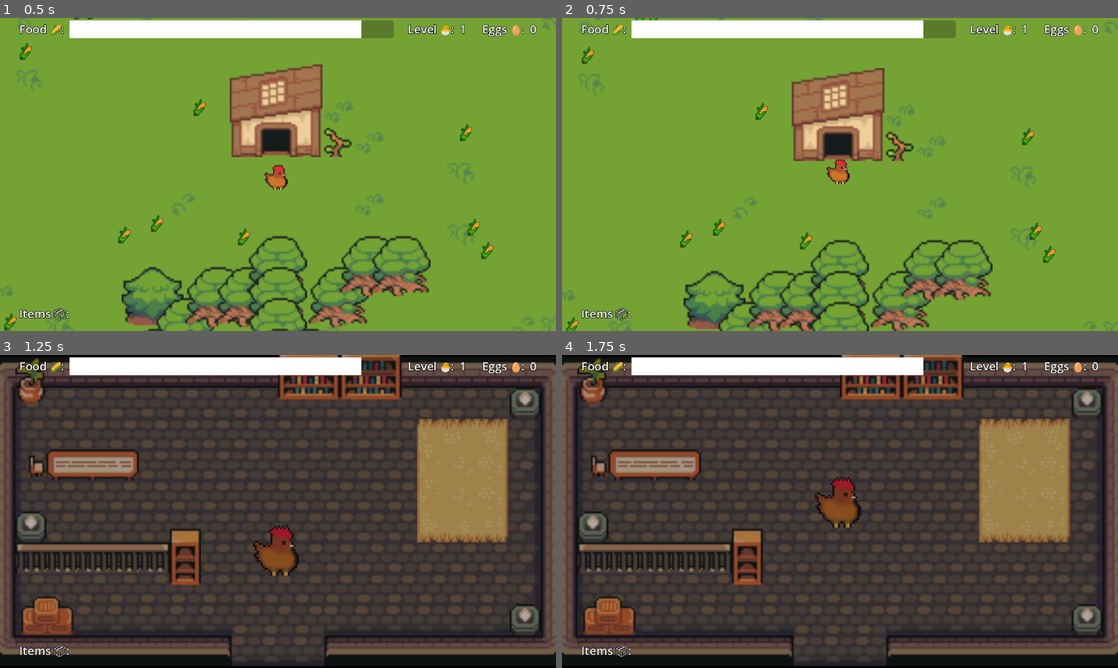
Above: before the commit, frames 1-4 (two rows, left to right).
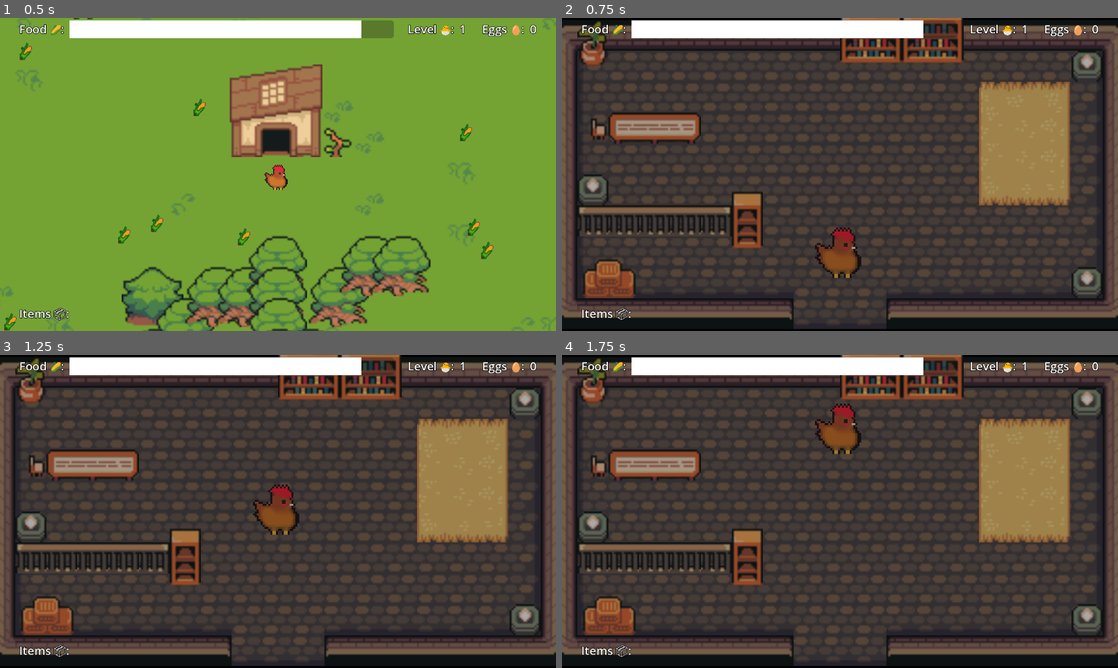
Above: after the commit, the same moments.

Repository: jackfruitgames/chickeeen
Game: Godot game, scene res://scenes/outdoors/outdoors.tscn
The game is run twice, just before and just after one commit, with the same random seed, the same clock (stepped at 60 frames per second) and the same inputs.
Inputs:
- Up to frame 1 (0.5 s): no input
- Up to frame 2 (0.75 s): tap Enter at 0.5 s; hold Up (move_up) from 0.53 s (still down); tap Space (sprint) at 0.6 s
- Up to frame 3 (1.25 s): keep holding Up (move_up)
- Up to frame 4 (1.75 s): keep holding Up (move_up); tap E (lay_egg) at 1.35 s; tap Space (sprint) at 1.55 s

Frame 1 is identical in both runs. In frame 2, 96% of the frame differs, in the area x 0-100%, y 0-100%; in frame 3, 1.7%; in frame 4, 1.7%.

Commit message:
use delta value correctly in chicken movement script

Diff:
--- a/scenes/chicken/chickenMovement.gd
+++ b/scenes/chicken/chickenMovement.gd
@@ -1,20 +1,21 @@
 extends CharacterBody2D
 
-var speed = 25.0
-var sprinting := false
-const WATER_TILE_TERRAIN := 2
+var speed: float = 2500.0
+var sprinting: bool = false
+var map: TileMap = null
 
+const WATER_TILE_TERRAIN: int = 2
 const SWIMMING = preload("res://assets/chicken/Chicken-half.png")
 const NORMAL = preload("res://assets/chicken/Chicken-0001.png")
 
-var map: TileMap = null
 
 func _ready():
 	map = get_tree().get_root().get_node_or_null("/root/outdoors/Map")
 	if get_parent().name == "house":
-		speed = 50
+		speed = 5000
 
-func _process(delta):
+
+func _process(_delta: float):
 	if not map:
 		return
 
@@ -31,8 +32,8 @@
 		$Sprite2D/Swimmer.visible = false
 		$Sprite2D.texture = NORMAL
 
-func _physics_process(delta):
-	var real_speed = speed * clamp(GameState.level, 1, 3)
+func _physics_process(delta: float):
+	var real_speed = speed * delta * clamp(GameState.level, 1, 3)
 	var input_direction = Input.get_vector("move_left", "move_right", "move_up", "move_down")
 
 	if GameState.is_in_water:
@@ -53,7 +54,7 @@
 		$AnimationPlayer.play("backflip")
 		$SprintTimer.start()
 
-	move_and_slide()#returns an array of all cell indexes that contain a chess piece (0,1, 0,2, etc)
+	move_and_slide()
 
 
 func _on_sprint_timer_timeout():
